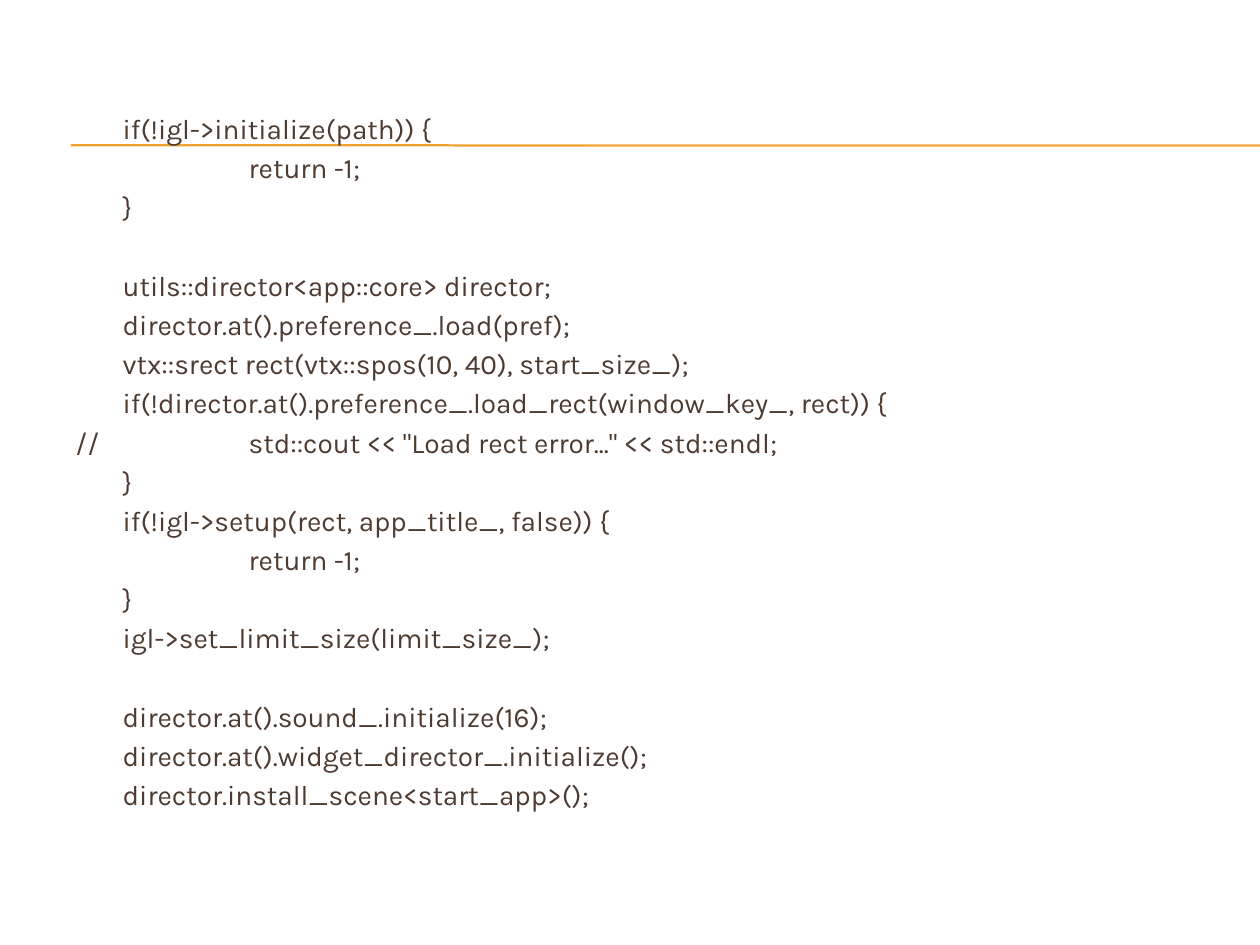
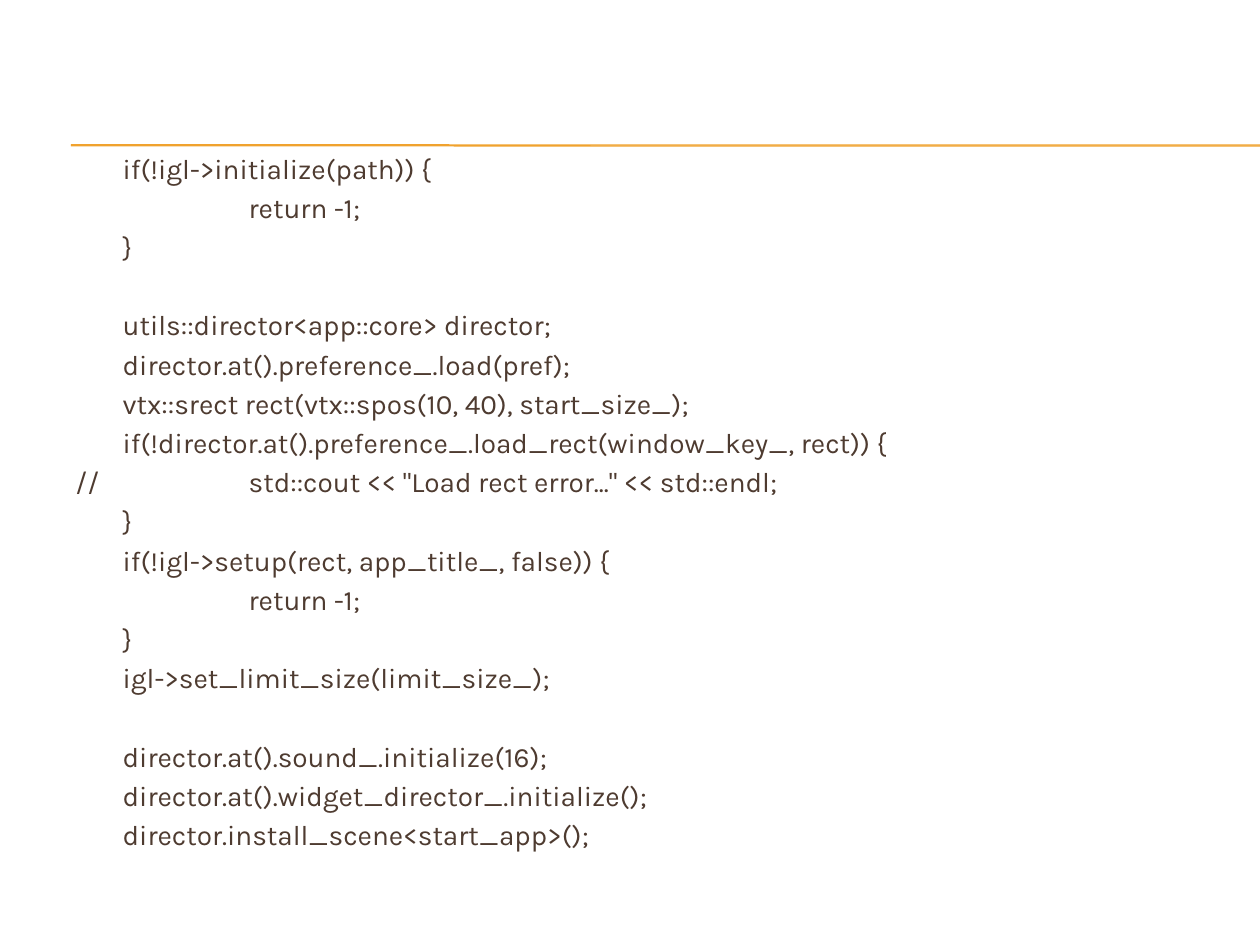
Before and after one commit to hirakuni45/glfw3_app, a slide deck: slide 29 of glfw3_app/docs/GLFW3_OpenGL_GUI.pptx (slide 27 before the commit). Drawn at 1260x945 pixels with LibreOffice and Linux fonts; fonts in the diff are those of the drawing; background and template pictures are left out. Boxes give left, top, right and bottom in pixels: in the first picture for what was removed or moved away, otherwise in the second. Text is boxed around its words. In the diff, an @@ line names an element or a change of style, - is before the commit and + after.

```diff
--- a/glfw3_app/docs/GLFW3_OpenGL_GUI.pptx
+++ b/glfw3_app/docs/GLFW3_OpenGL_GUI.pptx
@@ text "if(!igl->initialize(path)) {": place and size @@
-text "if(!igl->initialize(path)) {" at [123,119,870,812]
+text "if(!igl->initialize(path)) {" at [123,159,870,852]
```
Also in this commit, not shown: 8 other slides changed, 5 slides added, 1 slide removed, 1 other file.
